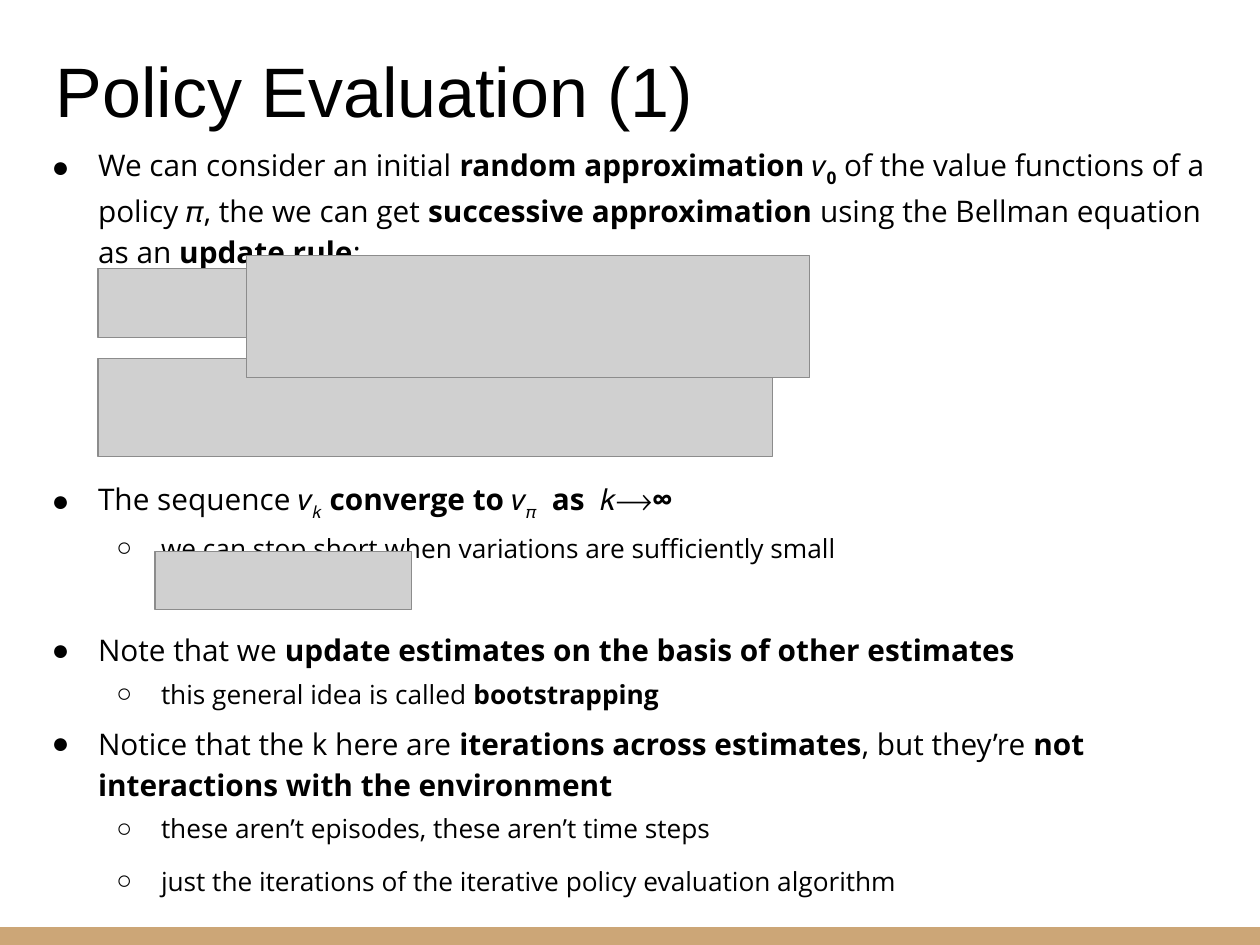
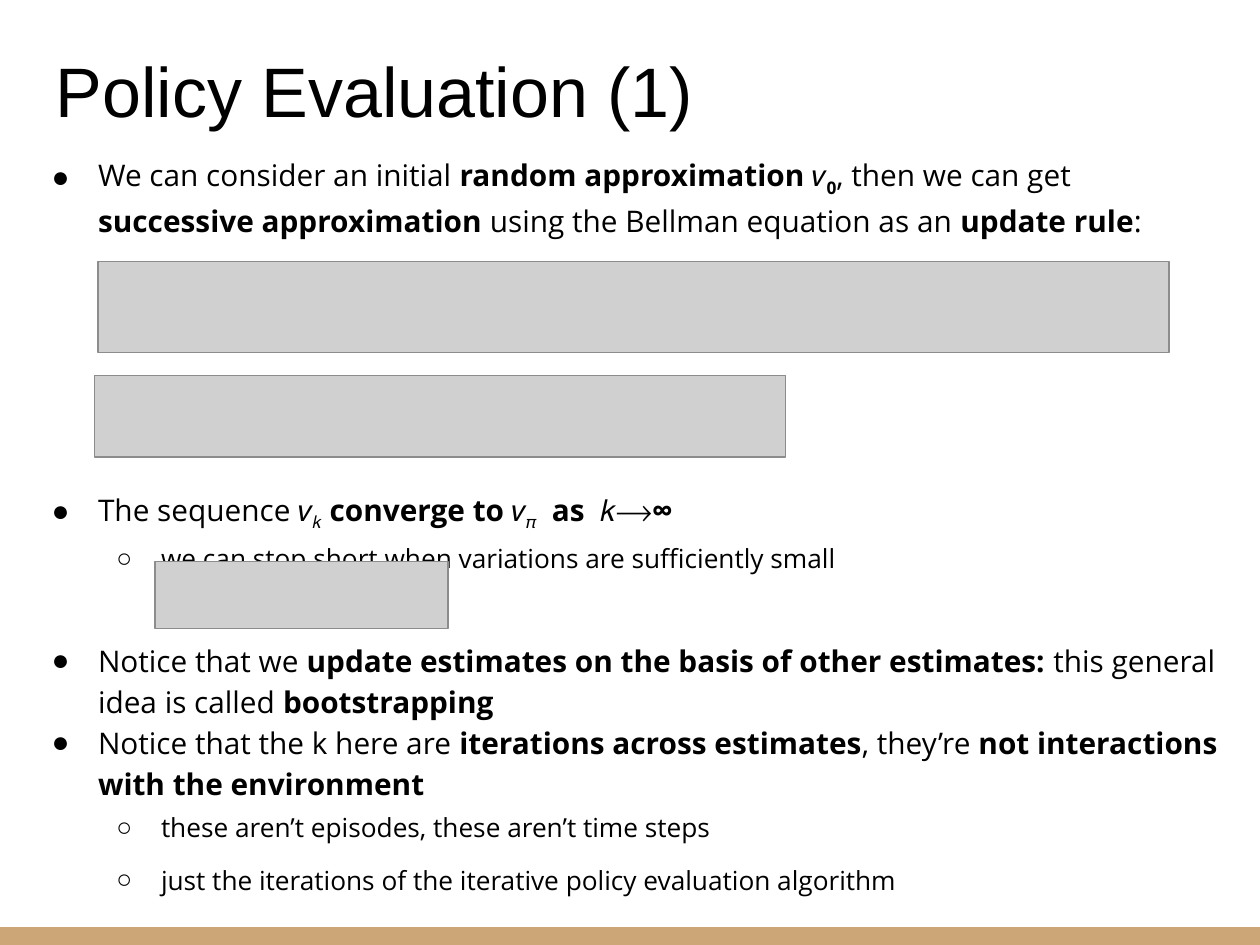
Before and after one commit to riccardoberta/autonomous-agents, a slide deck: slide 12 of 02 - Dynamic Programming/slides.pptx (slide 9 before the commit). Drawn at 1260x945 pixels with LibreOffice and Linux fonts; fonts in the diff are those of the drawing; grey boxes stand for pictures. Boxes give left, top, right and bottom in pixels: in the first picture for what was removed or moved away, otherwise in the second. Text is boxed around its words. In the diff, an @@ line names an element or a change of style, - is before the commit and + after.

```diff
--- a/02 - Dynamic Programming/slides.pptx
+++ b/02 - Dynamic Programming/slides.pptx
@@ text "We can consider an initial ...": place and size @@
-text "We can consider an initial ..." at (98,153,1205,898)
+text "We can consider an initial ..." at (98,163,1217,897)
@@ text at (98,163,1142,239): text changed @@
-● We can consider an initial random approximation 𝑣0 of the value functions of a policy 𝜋, the we can get successive approximation using the Bellman equation as an update rule:
+● We can consider an initial random approximation 𝑣0, then we can get successive approximation using the Bellman equation as an update rule:
@@ picture removed at (98,268,247,336) @@
@@ picture added at (98,261,1169,352) @@
@@ picture removed at (247,256,810,378) @@
@@ picture: place and size @@
-picture at (98,359,772,456)
+picture at (94,375,786,456)
@@ picture: place and size @@
-picture at (155,551,412,609)
+picture at (155,562,449,629)
@@ text at (98,649,1217,796): text changed @@
-● Note that we update estimates on the basis of other estimates
-  ○ this general idea is called bootstrapping
-● Notice that the k here are iterations across estimates, but they’re not interactions with the environment
+● Notice that we update estimates on the basis of other estimates: this general idea is called bootstrapping
+● Notice that the k here are iterations across estimates, they’re not interactions with the environment
```
Also in this commit, not shown: 9 other slides changed, 2 slides added, 20 other files.
